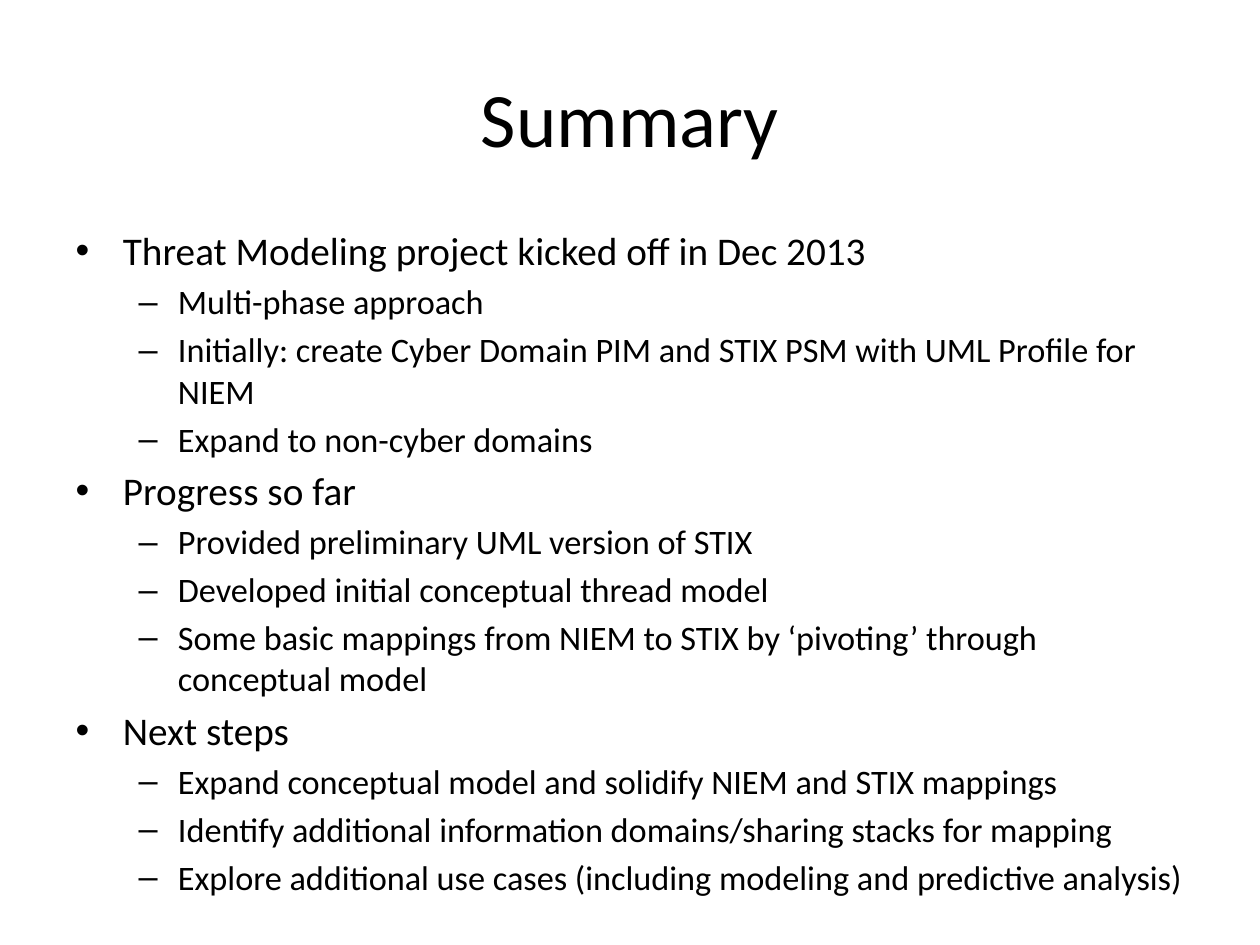
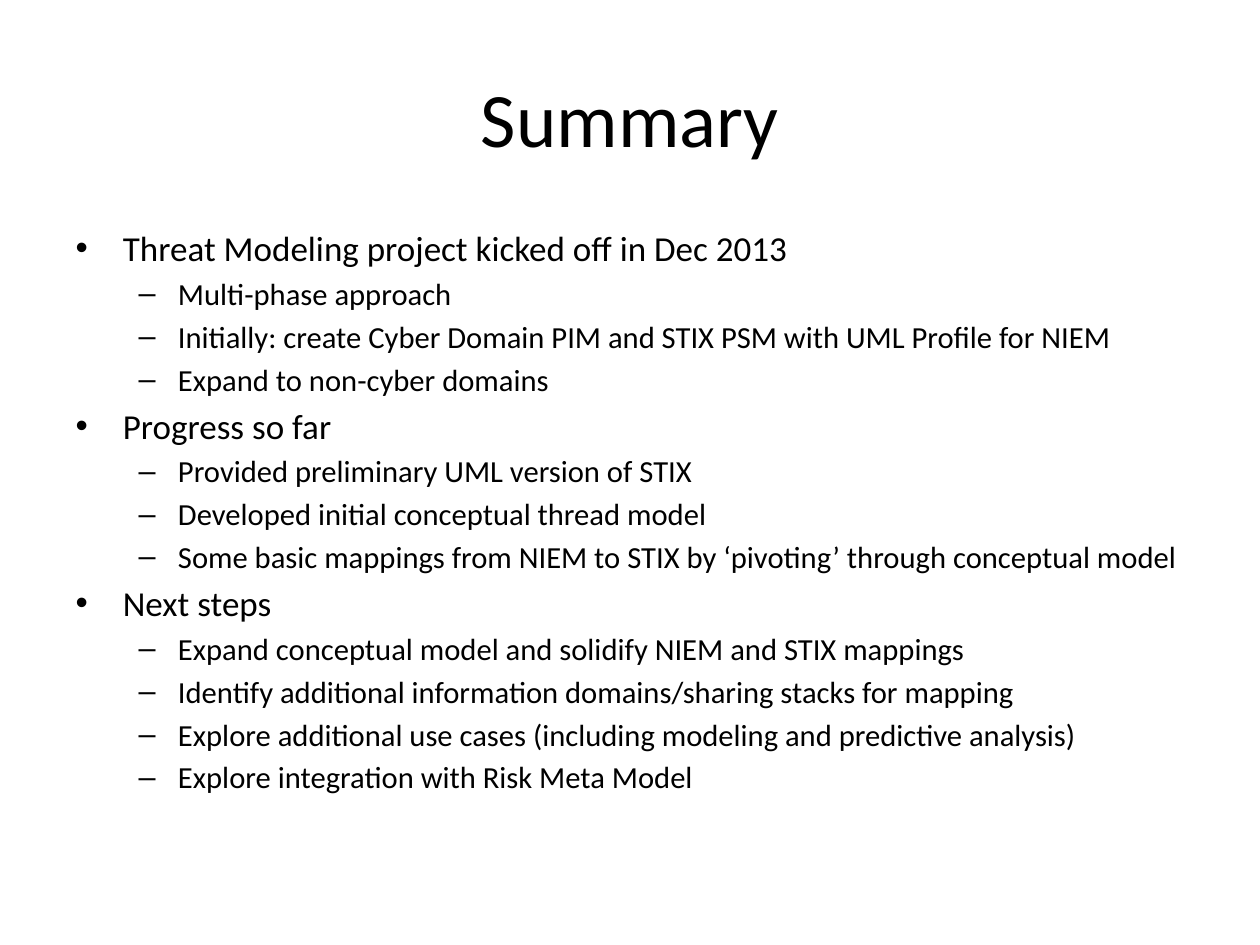
Before and after one commit to omg-threat-modeling/phase1, a slide deck: slide 2 of docs/Threat Modeling and Sharing-20140326.pptx. Drawn at 1260x945 pixels with LibreOffice and Linux fonts; fonts in the diff are those of the drawing. Boxes give left, top, right and bottom in pixels: in the first picture for what was removed or moved away, otherwise in the second. Text is boxed around its words. In the diff, an @@ line names an element or a change of style, - is before the commit and + after.

Commit message:
Updated slide deck for OMG meeting 	modified:   docs/Threat Modeling and Sharing-20140326.pptx

```diff
--- a/docs/Threat Modeling and Sharing-20140326.pptx
+++ b/docs/Threat Modeling and Sharing-20140326.pptx
@@ text at (x1=123, y1=236, x2=1176, y2=752): size 22.4 to 20 pt in "Threat Modeling project kicked off in Dec ...", "Progress so far", "Next steps"; size 19.6 to 17.5 pt in "Multi-phase approach", "Initially: create Cyber Domain PIM and STIX ...", "Expand to non-cyber domains", "Provided preliminary UML version of STIX" and 5 more places @@
@@ text at (x1=178, y1=766, x2=693, y2=794): paragraph added @@
+  – Explore integration with Risk Meta Model
```
Also in this commit, not shown: 2 other slides changed, 5 slides added.
